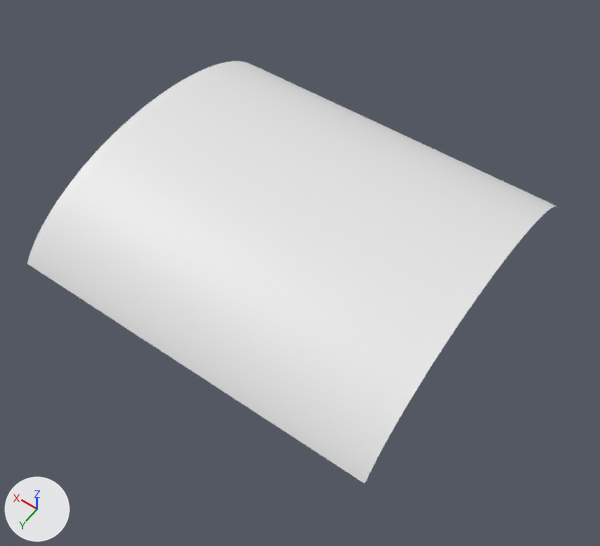
One commit to the Blender file bezier_application/meshes/cylinder/flat_cylinder.blend: the scene before it, then after it.
Rendered twice from a 50 mm camera at (1.588, 0.226, 0.732) aimed at (1.737, 0.018, 0.405). The axes (+X, +Y, +Z) are drawn at lower left. The lights are the same throughout.

In view in the first picture: 'cylinder_sd_2'.
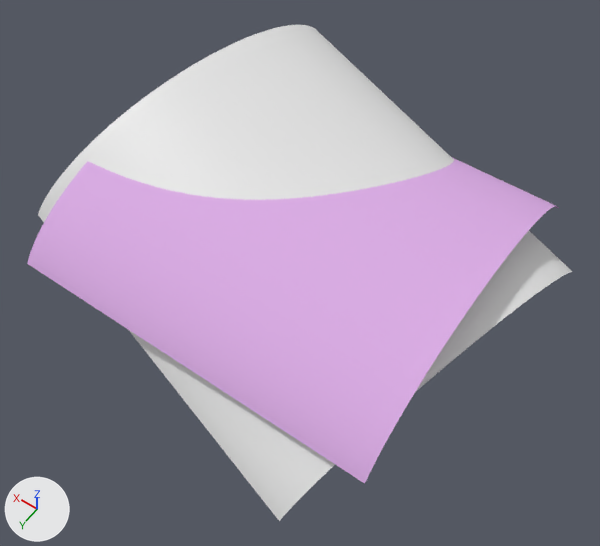
The newer file is also rescaled (x2.0), turned or shifted as a whole; pictures and numbers use the older file's frame.

Pixel boxes [x1, y1, x2, y2] of what changed, in the pictures (600 x 546 px):
'cylinder_sd_2', recoloured (white to purple)
    both: [27, 61, 559, 484]
'flat_cylinder_rotated', added
    after: [38, 25, 572, 521]

What changed in the scene script:
```text
Add mat_material:
    mat_material = diffuse_material('Material')
    mat_material.base_color = (0.726, 0.432, 0.8)  # purple #ddb0e7
Change me_cylinder_sd_2:
    where me_cylinder_sd_2.from_pydata(...)  # 204 vertices, 50 faces, 2 loose edges; spans x -1.0..1.0, y -0.94..0.94, z 0.34..1.0
    add me_cylinder_sd_2.materials.append(mat_material)  # purple #ddb0e7
Add me_flat_cylinder_001:
    me_flat_cylinder_001.from_pydata(...)  # 204 vertices, 50 faces, 2 loose edges; spans x -1.0..1.0, y -0.94..0.94, z 0.34..1.0
Add ob_flat_cylinder_rotated:
    ob_flat_cylinder_rotated = bpy.data.objects.new('flat_cylinder_rotated', me_flat_cylinder_001)
    ob_flat_cylinder_rotated.location = (1.75, 0.0, 0.39)
    ob_flat_cylinder_rotated.rotation_euler = (-0.171, -0.179, -0.247)  # degrees (-10, -10, -14)
    ob_flat_cylinder_rotated.scale = (0.1, 0.1, 0.0535)
```
